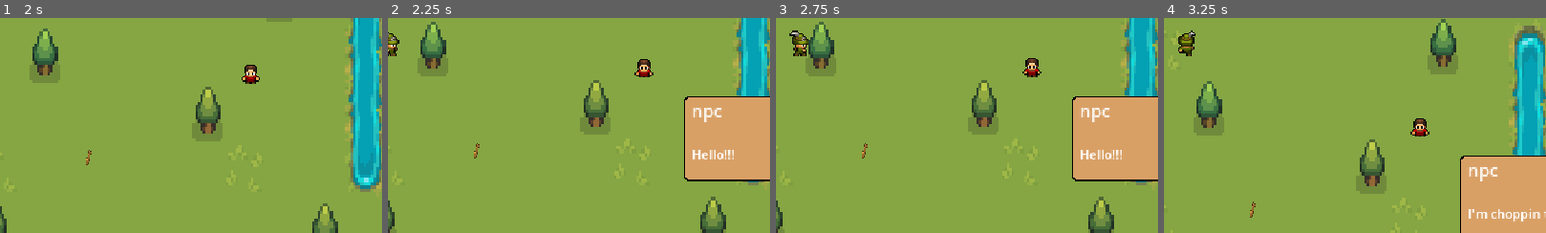
Above: before the commit, frames 1-4 (left to right).
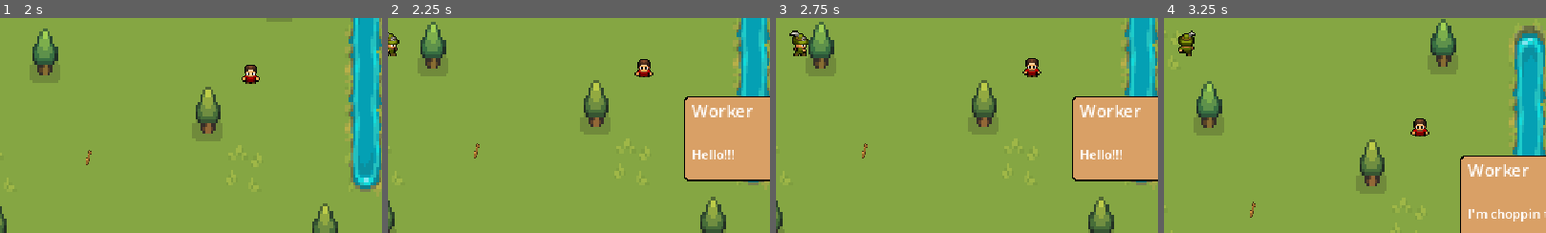
Above: after the commit, the same moments.

Repository: maryBauman/Survive
Game: Godot game, scene res://scenes/places/world.tscn
Two runs of this game, one before a commit and one after it. Both use one fixed random seed, a clock stepped at 60 frames per second and the inputs below.
Inputs:
- Up to frame 1 (2 s): tap Enter (ui_accept) at 0.5, 0.77, 1.52 s; hold D (right) 0.53-1.28 s; tap E (e) at 0.6, 1.55 s; tap I (i) at 0.8, 1.35 s; hold S (down) from 1.28 s (still down)
- Up to frame 2 (2.25 s): release S (down) at 2.03 s; hold D (right) from 2.03 s (still down); tap C (chat) at 2.1 s
- Up to frame 3 (2.75 s): keep holding D (right); tap I (i) at 2.3 s
- Up to frame 4 (3.25 s): tap Enter (ui_accept) at 2.75, 3.02 s; release D (right) at 2.78 s; hold W (up) from 2.78 s (still down); tap E (e) at 2.85 s
The pictures show only the part of the screen within x 50-100%, y 50-100%; the shares and areas given below are measured in that part.

Frame 1 is identical in both runs. In frame 2, 0.5% of the frame differs, in the area x 79-96%, y 40-49%; in frame 3, 0.5%; in frame 4, 0.5%.

Commit message:
game dev meeting

Diff:
--- a/dialogue/god_dialogue.json
+++ b/dialogue/god_dialogue.json
@@ -1,8 +1,7 @@
 [
-	{"npc":"God", "you":"You"}
-	{"name": npc, "text": "Welcome to my game!"},
-	{"name": npc, "text": "I hope  your journey from the real world into
+	{"name": "God", "text": "Welcome to my game!"},
+	{"name": "God", "text": "I hope  your journey from the real world into
 	our little digital paradise was pleasant."},
-	{"name": you, "text": "I suppose it was a pretty nice menu screen."},
-	{"name": npc, "text": "Good to hear! Ready to get started?"}
+	{"name": "You", "text": "I suppose it was a pretty nice menu screen."},
+	{"name": "God", "text": "Good to hear! Ready to get started?"}
 ]
--- a/dialogue/worker_dialogue.json
+++ b/dialogue/worker_dialogue.json
@@ -1,8 +1,8 @@
 [
-	{"name": "npc", "text": "Hello!!!"},
-	{"name": "npc", "text": "I have things to say!"},
-	{"name": "npc", "text": "I'm choppin trees!!"},
-	{"name": "you", "text": "I like trees."},
-	{"name": "npc", "text": "Good because I'm choppin trees!!"},
-	{"name": "npc", "text": "Bye now!"}
+	{"name": "Worker", "text": "Hello!!!"},
+	{"name": "Worker", "text": "I have things to say!"},
+	{"name": "Worker", "text": "I'm choppin trees!!"},
+	{"name": "You", "text": "I like trees."},
+	{"name": "Worker", "text": "Good because I'm choppin trees!!"},
+	{"name": "Worker", "text": "Bye now!"}
 ]
--- a/scenes/places/world.tscn
+++ b/scenes/places/world.tscn
@@ -924,7 +924,7 @@
 format = 2
 layer_0/name = "ground"
 layer_0/z_index = -1
-layer_0/tile_data = PackedInt32Array(-131075, 131072, 0, -13 …(10858 unchanged characters)… 524288, 1, 1441803, 524288, 1, 1179657, 524288, 1, 1245193, 524288, 1, 1310729, 524288, 1, 1441810, 52428 …(11290 unchanged characters)…
+layer_0/tile_data = PackedInt32Array(-131075, 131072, 0, -13 …(10858 unchanged characters)… 524288, 1, 1441803, 524288, 1, 1179657, 196608, 1, 1245193, 196608, 1, 1310729, 524288, 1, 1441810, 52428 …(11290 unchanged characters)…
 layer_1/name = "cliffs"
 layer_1/enabled = true
 layer_1/modulate = Color(1, 1, 1, 1)
